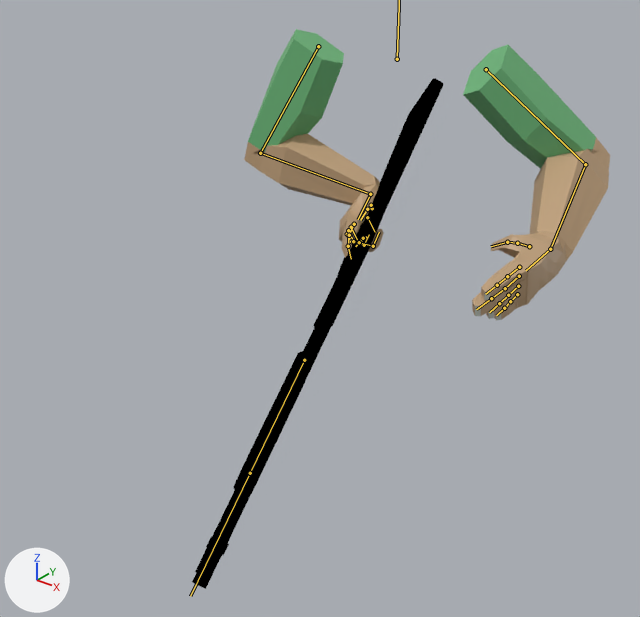
A saved change to the Blender file player/player Anims Remington 870.blend.
One viewpoint serves both versions: a 50 mm camera at (1.012, -1.511, 0.327) aimed at (0.037, -0.292, -0.429). Every picture has the same lights, and +X, +Y and +Z are marked at lower left. The bones that bend it are drawn over the model as lines.

In view in the first picture: 'Human Arms Model', 'Remington 870 Model'.
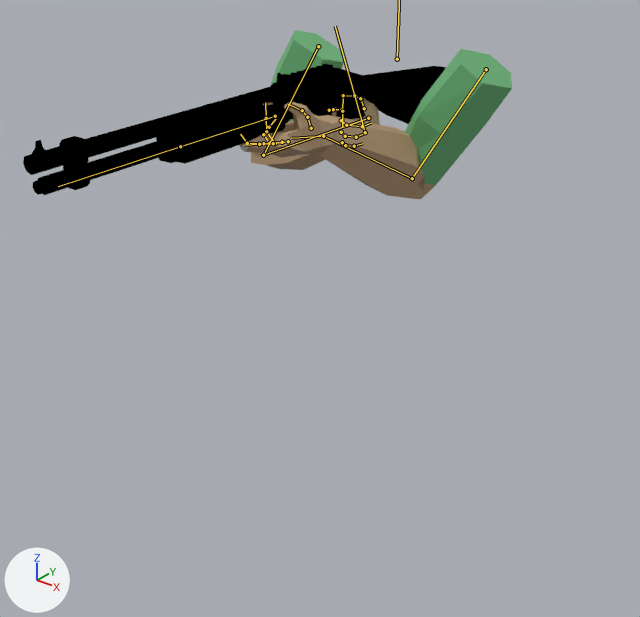
The newer file adds an action. The first version stands in its rest pose; the second is drawn at frame 12 of the action 'Reload'.

Location of each change, (x1, y1, x2, y2) in pixels of the pictures (640 x 617 px):
'Human Arms Model', posed (25% narrower, 42% shorter): before (244, 29, 610, 320); after (239, 30, 512, 199)
'Remington 870 Model', posed (68% wider, 74% shorter): before (192, 78, 443, 589); after (23, 64, 446, 195)
bone 'Pinky1.L', root to tip: before (517, 294) to (510, 301); after (269, 143) to (263, 134)
bone 'Pinky2.L', root to tip: before (510, 301) to (504, 308); after (263, 134) to (269, 127)
bone 'Ring1.L', root to tip: before (518, 286) to (508, 295); after (275, 143) to (266, 131)
bone 'Ring2.L', root to tip: before (508, 295) to (499, 303); after (266, 131) to (266, 118)
bone 'Middle3.L', root to tip: before (491, 298) to (476, 309); after (247, 143) to (240, 134)
bone 'Index1.L', root to tip: before (519, 267) to (507, 276); after (288, 141) to (273, 143)
bone 'Index2.L', root to tip: before (507, 276) to (497, 285); after (273, 143) to (259, 144)
bone 'Pump', root to tip: before (304, 360) to (250, 473); after (275, 116) to (180, 146)

Edits to the bpy script that builds the scene:
```text
Change bone_pinky1_l:
    where bone_pinky1_l = bpy.data.objects['Human FPS'].pose.bones['Pinky1.L']  # child of 'Palm.L'
    bone_pinky1_l.location: (0.0, 0.0, 0.0) -> (0.001, -0.001, 0.0)
    bone_pinky1_l.rotation_quaternion: (1.0, 0.0, 0.0, 0.0) -> (0.879, 0.0, 0.0, -0.477)  # degrees (0, 0, 0) -> degrees (0, 0, -57)
Change bone_pinky2_l:
    where bone_pinky2_l = bpy.data.objects['Human FPS'].pose.bones['Pinky2.L']  # child of 'Pinky1.L'
    bone_pinky2_l.rotation_quaternion: (1.0, 0.0, 0.0, 0.0) -> (0.77, 0.0, 0.0, -0.638)  # degrees (0, 0, 0) -> degrees (0, 0, -79)
Change bone_ring1_l:
    where bone_ring1_l = bpy.data.objects['Human FPS'].pose.bones['Ring1.L']  # child of 'Palm.L'
    bone_ring1_l.location: (0.0, 0.0, 0.0) -> (-0.001, 0.0, 0.0)
    bone_ring1_l.rotation_quaternion: (1.0, 0.0, 0.0, 0.0) -> (0.879, 0.0, 0.0, -0.477)  # degrees (0, 0, 0) -> degrees (0, 0, -57)
Change bone_ring2_l:
    where bone_ring2_l = bpy.data.objects['Human FPS'].pose.bones['Ring2.L']  # child of 'Ring1.L'
    bone_ring2_l.rotation_quaternion: (1.0, 0.0, 0.0, 0.0) -> (0.951, 0.0, 0.0, -0.309)  # degrees (0, 0, 0) -> degrees (0, 0, -36)
Change bone_middle3_l:
    where bone_middle3_l = bpy.data.objects['Human FPS'].pose.bones['Middle3.L']  # child of 'Middle2.L'
    bone_middle3_l.rotation_quaternion: (1.0, 0.0, 0.0, 0.0) -> (0.885, 0.294, -0.234, -0.276)  # degrees (0, 0, 0) -> degrees (42, -15, -40)
Change bone_index1_l:
    where bone_index1_l = bpy.data.objects['Human FPS'].pose.bones['Index1.L']  # child of 'Palm.L'
    bone_index1_l.rotation_quaternion: (1.0, 0.0, 0.0, 0.0) -> (0.948, -0.022, 0.317, 0.023)  # degrees (0, 0, 0) -> degrees (-2, 37, 2)
Change bone_index2_l:
    where bone_index2_l = bpy.data.objects['Human FPS'].pose.bones['Index2.L']  # child of 'Index1.L'
    bone_index2_l.rotation_quaternion: (1.0, 0.0, 0.0, 0.0) -> (0.993, 0.024, -0.11, -0.026)  # degrees (0, 0, 0) -> degrees (3, -12, -3)
Change bone_ik_arm_pole_l:
    where bone_ik_arm_pole_l = bpy.data.objects['Human FPS'].pose.bones['IK Arm Pole.L']  # child of 'Root'
    bone_ik_arm_pole_l.location: (0.181, 0.036, -0.155) -> (0.189, -0.033, -0.282)
Change bone_ik_arm_target_l:
    where bone_ik_arm_target_l = bpy.data.objects['Human FPS'].pose.bones['IK Arm Target.L']  # child of 'Root'
    bone_ik_arm_target_l.location: (-0.248, -0.566, 0.065) -> (0.109, -0.783, 0.303)
Change bone_ik_arm_target_r:
    where bone_ik_arm_target_r = bpy.data.objects['Human FPS'].pose.bones['IK Arm Target.R']  # child of 'Root'
    bone_ik_arm_target_r.location: (-0.303, -0.72, -0.015) -> (-0.138, -0.705, -0.021)
    bone_ik_arm_target_r.rotation_quaternion: (0.588, 0.629, -0.219, 0.234) -> (0.683, 0.731, 0.0, 0.0)  # degrees (94, -41, 0) -> degrees (94, 0, 0)
Change bone_pump:
    where bone_pump = bpy.data.objects['Remington 870'].pose.bones['Pump']  # child of 'Grip'
    bone_pump.location: (0.0, 0.0, 0.0) -> (0.0, -0.062, 0.004)
```
